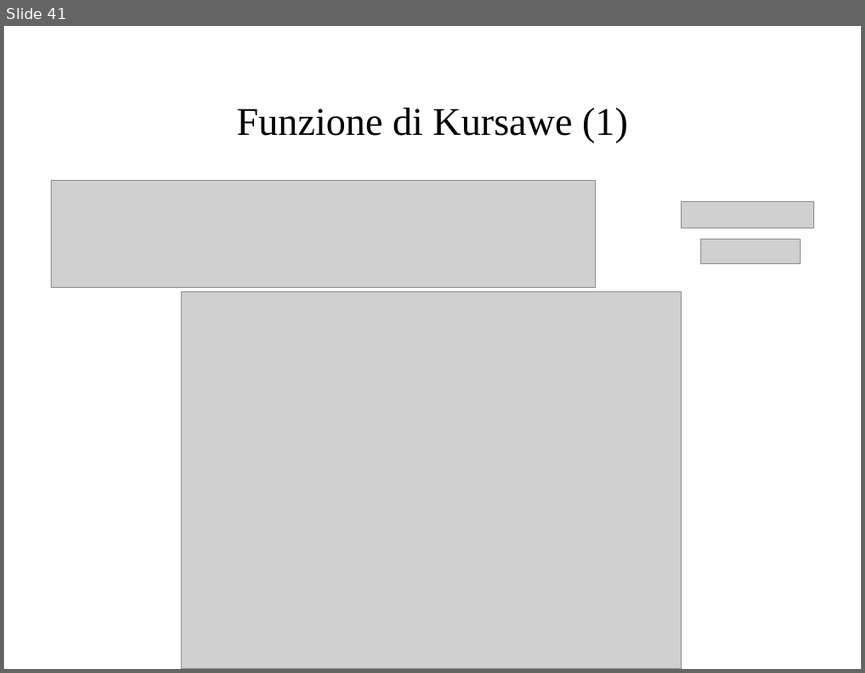
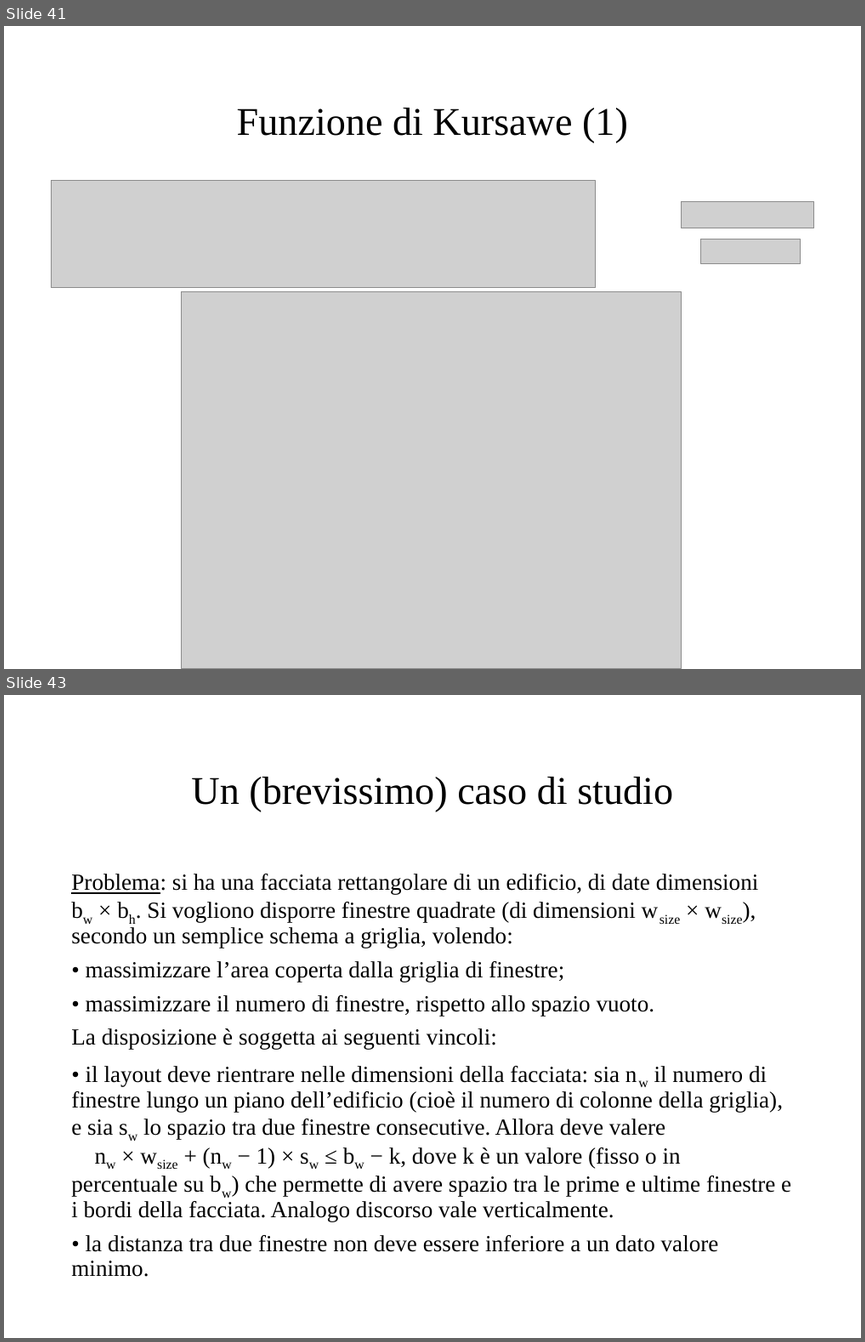
Before and after one commit to micferr/OptimizationProject, a slide deck: Presentation/Presentazione.pptx. Shown one above the other, each under a label of ours: slide 41 before the commit, slides 41 and 43 after it; the slides between them are not shown. The pictures are 865x673 and 865x1342 pixels, drawn with LibreOffice and Linux fonts; fonts in the diff are those of the drawing; grey boxes stand for pictures. Boxes give left, top, right and bottom in pixels: in the first picture for what was removed or moved away, otherwise in the second. Text is boxed around its words. In the diff, an @@ line names an element or a change of style, - is before the commit and + after.

```diff
--- a/Presentation/Presentazione.pptx
+++ b/Presentation/Presentazione.pptx
@@ slide 43 added at <box>4,695,861,1338</box>, background #FFFFFF @@
@@ title added at <box>191,777,673,811</box>, 33 pt, text #000000 @@
+Un (brevissimo) caso di studio
@@ text added at <box>71,873,791,1276</box>, 19.4 pt, text #000000 @@
+Problema: si ha una facciata rettangolare di un edificio, di date dimensioni bw × bh. Si vogliono disporre finestre quadrate (di dimensioni wsize × wsize), secondo un semplice schema a griglia, volendo:
+• massimizzare l’area coperta dalla griglia di finestre;
+• massimizzare il numero di finestre, rispetto allo spazio vuoto.
+La disposizione è soggetta ai seguenti vincoli:
+• il layout deve rientrare nelle dimensioni della facciata: sia nw il numero di finestre lungo un piano dell’edificio (cioè il numero di colonne della griglia), e sia sw lo spazio tra due finestre consecutive. Allora deve valere nw × wsize + (nw − 1) × sw ≤ bw − k, dove k è un valore (fisso o in percentuale su bw) che permette di avere spazio tra le prime e ultime finestre e i bordi della facciata. Analogo discorso vale verticalmente.
+• la distanza tra due finestre non deve essere inferiore a un dato valore minimo.
```
Also in this commit, not shown: 1 slide changed, 1 other slide added, 1 other file.
